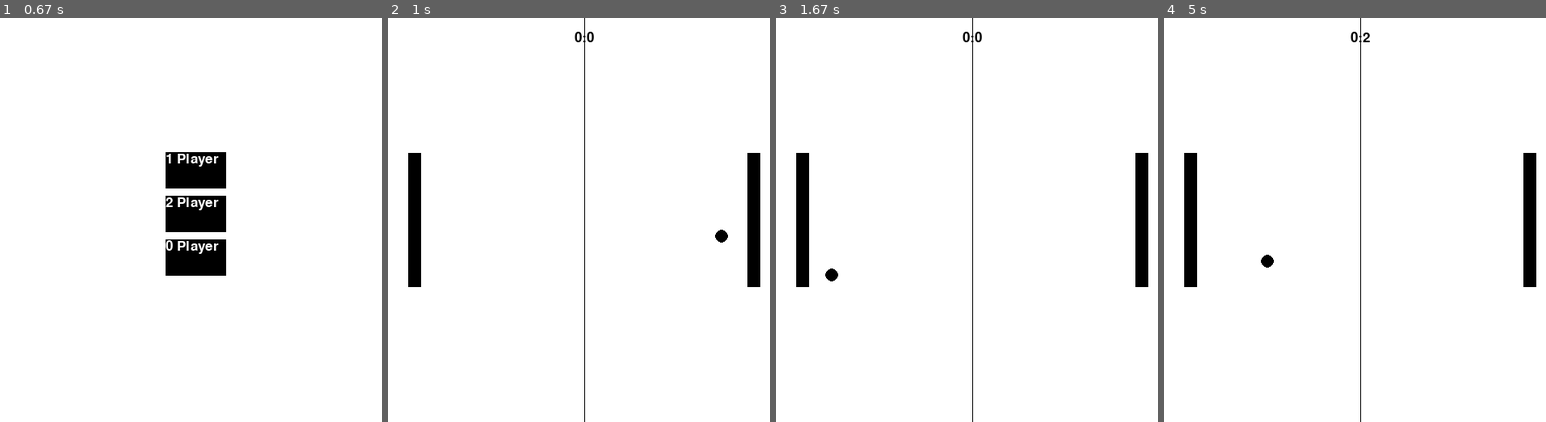
Above: before the commit, frames 1-4 (left to right).
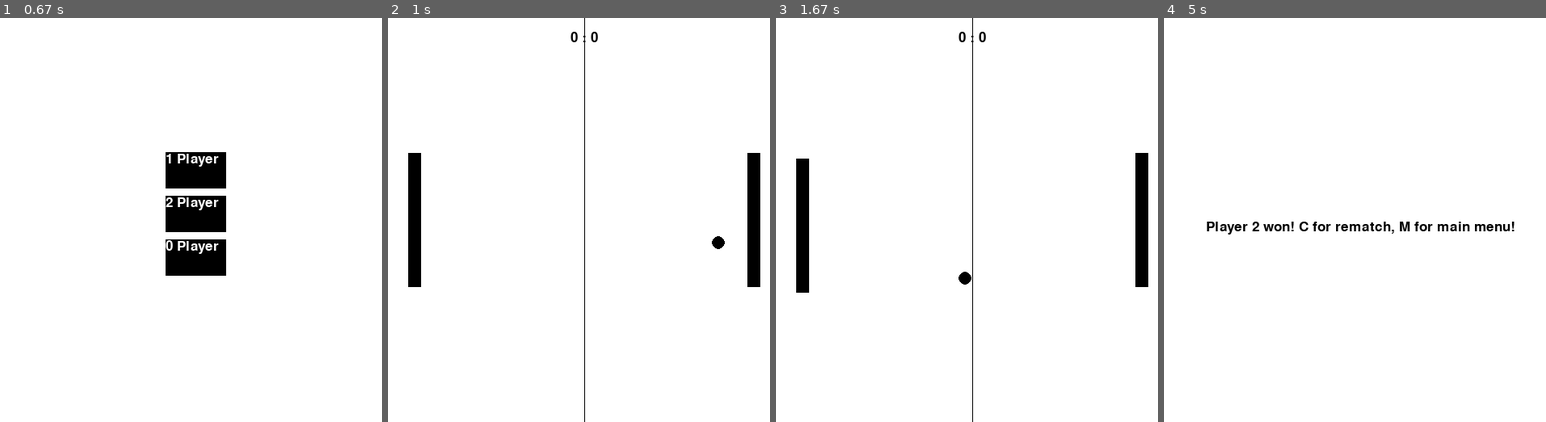
Above: after the commit, the same moments.

Repository: Chazz22/PygameTests
Game: pygame game, started from Pong.py
Same seed, same stepped clock (60 frames per second), same inputs: the game is played once before the commit and once after it.
Inputs:
- Up to frame 1 (0.67 s): click "Play" at 0.38 s
- Up to frame 2 (1 s): click "1 Player" at 0.72 s
- Up to frame 3 (1.67 s): tap S at 1 s; tap W at 1.33 s
- Up to frame 4 (5 s): no input

Frame 1 is identical in both runs. In frame 2, 0.2% of the frame differs, in the area x 47-90%, y 3-58%; in frame 3, 0.4%; in frame 4, 3.5%, in the area x 5-98%, y 0-100%.

Commit message:
Fixed redundancy in Pong

Diff:
--- a/Pong.py
+++ b/Pong.py
@@ -4,7 +4,7 @@
 from abc import abstractmethod, ABCMeta
 
 display_size = 500
-fps = 35
+fps = 50
 
 ball_size = display_size // 30
 paddle_height = display_size // 3
@@ -117,27 +117,6 @@
                 return None
 
 
-class MainMenu(BaseMenu):
-
-    def __init__(self, main):
-        self.main = main
-        self.buttons = ([Button(self.main, 'Play', display_size // 2 - button_width / 2,
-                                display_size // 2 - button_height)])
-        BaseMenu.__init__(self, main, self.buttons)
-
-
-class PlayerSelectionMenu(BaseMenu):
-
-    def __init__(self, main):
-        self.main = main
-        self.buttons = ([Button(self.main, '1 Player', display_size // 2 - button_width / 2, display_size // 3)
-                         , Button(self.main, '2 Player', display_size // 2 - button_width / 2,
-                                  (display_size // 3) + button_height * 1.2)
-                         , Button(self.main, '0 Player', display_size // 2 - button_width / 2,
-                                  (display_size // 3) + 2 * button_height * 1.2)])
-        BaseMenu.__init__(self, main, self.buttons)
-
-
 class Button(object):
 
     def __init__(self, main, name, x, y):
@@ -173,7 +152,7 @@
         pygame.draw.line(self.game_display, black, (display_size // 2, 0), (display_size // 2, display_size))
 
     def update_scoreboard(self):
-        text = self.font.render('{}:{}'.format(self.main.player1.score, self.main.player2.score), True, black)
+        text = self.font.render('{} : {}'.format(self.main.player1.score, self.main.player2.score), True, black)
         self.game_display.blit(text, ((display_size // 2) - (text.get_rect().width // 2), ball_size))
 
     def send_centered_message(self, msg):
@@ -183,6 +162,11 @@
     def update(self):
         self.update_scoreboard()
         self.draw_line()
+
+    def check_win(self):
+        if abs(self.main.player1.score - self.main.player2.score) >= 2:
+            return True
+        return False
 
 
 class Main:
@@ -204,32 +188,38 @@
         self.pongblip = pygame.mixer.Sound('Resources/pongblip.wav')
         self.pongblip2 = pygame.mixer.Sound('Resources/pongblip2.wav')
 
-        self.player1 = None
-        self.player2 = None
-        self.ball = None
-
         self.hud = Hud(self)
-        self.main_menu = MainMenu(self)
-        self.player_selection_menu = PlayerSelectionMenu(self)
+        self.main_menu = BaseMenu(self, [Button(self, 'Play', display_size // 2 - button_width / 2,
+                                display_size // 2 - button_height)])
+        self.player_selection_menu = BaseMenu(self, [Button(self, '1 Player', display_size // 2 - button_width / 2, display_size // 3)
+                         , Button(self, '2 Player', display_size // 2 - button_width / 2,
+                                  (display_size // 3) + button_height * 1.2)
+                         , Button(self, '0 Player', display_size // 2 - button_width / 2,
+                                  (display_size // 3) + 2 * button_height * 1.2)])
+        self.menus = [self.main_menu, self.player_selection_menu]
+
+        self.player1 = Paddle(self.game_display, ball_size * 2, display_size // 2 - paddle_height // 2, 0, paddle_speed)
+        self.player2 = Paddle(self.game_display, display_size - (ball_size * 3),
+                              display_size // 2 - paddle_height // 2, 0, paddle_speed)
+
+        self.ball = Ball(self.game_display, display_size // 2, display_size // 2
+                         , 0, ball_speed)
+        self.ball.reset()
+
+        self.main_menu.enabled = True
 
         self.game_loop()
 
-    def reset(self):
+    def reset_pos(self):
         self.player1.reset()
         self.player2.reset()
         self.ball.reset()
 
-    def game_loop(self):
-
-        self.main_menu.enabled = True
-
-        self.player1 = Paddle(self.game_display, ball_size * 2, display_size // 2 - paddle_height // 2, 0, paddle_speed)
-        self.player2 = Paddle(self.game_display, display_size - (ball_size * 3),
-                              display_size // 2 - paddle_height // 2, 0, paddle_speed)
-
-        self.ball = Ball(self.game_display, display_size // 2, display_size // 2
-                         , 0, ball_speed)
-        self.ball.reset()
+    def reset_score(self):
+        self.player1.score = 0
+        self.player2.score = 0
+
+    def menu_loop(self):
 
         while not self.game_started:
 
@@ -261,6 +251,10 @@
                 self.main_menu.update()
             pygame.display.update()
 
+    def game_loop(self):
+
+        self.menu_loop()
+
         while not self.game_exit:
 
             # Draw bg first
@@ -307,15 +301,25 @@
 
             # Ball collision with wall bounds
             if self.ball.x <= ball_size:
-                self.reset()
+                # Player 2 won
+                self.reset_pos()
                 self.player2.score += 1
                 self.pongblip2.play()
                 time.sleep(0.5)
+                if self.hud.check_win():
+                    self.game_over = True
+                    self.game_over_loop()
+                    break
             elif self.ball.x >= display_size - ball_size:
-                self.reset()
+                # Player 1 won
+                self.reset_pos()
                 self.player1.score += 1
                 self.pongblip2.play()
                 time.sleep(0.5)
+                if self.hud.check_win():
+                    self.game_over = True
+                    self.game_over_loop()
+                    break
             if self.ball.y <= ball_size:
                 self.ball.angle = -self.ball.angle
                 self.ball.y = 2 * ball_size - self.ball.y
@@ -351,4 +355,32 @@
             pygame.display.update()
             self.clock.tick(fps)
 
+    def game_over_loop(self):
+
+        while self.game_over:
+            # Draw bg first
+            self.game_display.fill(white)
+
+            for event in pygame.event.get():
+                if event.type == pygame.QUIT:
+                    pygame.quit()
+                    quit()
+
+                if event.type == pygame.KEYDOWN:
+                    if event.key == pygame.K_c:
+                        self.game_over = False
+                        self.reset_score()
+                        self.game_loop()
+                    if event.key == pygame.K_m:
+                        self.game_started = False
+                        self.menu_loop()
+                        self.reset_score()
+
+            if self.player1.score > self.player2.score:
+                self.hud.send_centered_message('Player 1 won! C for rematch, M for main menu!')
+            else:
+                self.hud.send_centered_message('Player 2 won! C for rematch, M for main menu!')
+
+            pygame.display.update()
+
 Main()
--- a/Snake.py
+++ b/Snake.py
@@ -50,11 +50,29 @@
         screen_text = self.font.render(msg, True, color)
         self.gameDisplay.blit(screen_text, [(display_width / 2) - (screen_text.get_rect().width / 2), display_height / 2])
 
-    def scan_vertical(self):
+    def scan_above(self):
         for part in self.snakeList[:-1]:
-            if part[1] == self.pos_y:
-                if part[1] > self.pos_y:
+            if part[0] == self.pos_x and part[1] < self.pos_x:
+                return False
+        return True
 
+    def scan_below(self):
+        for part in self.snakeList[:-1]:
+            if part[0] == self.pos_x and part[1] > self.pos_x:
+                return False
+        return True
+
+    def scan_left(self):
+        for part in self.snakeList[:-1]:
+            if part[1] == self.pos_y and part[0] < self.pos_x:
+                return False
+        return True
+
+    def scan_right(self):
+        for part in self.snakeList[:-1]:
+            if part[1] == self.pos_y and part[0] > self.pos_x:
+                return False
+        return True
 
     def gameLoop(self):
 
@@ -107,15 +125,20 @@
 
                 # Left of the apple
                 if self.pos_x < self.apple_x:
-
+                    self.pos_x_change = block_size
+                    self.pos_y_change = 0
                 # Right of the apple
                 elif self.pos_x > self.apple_x:
-
+                    self.pos_x_change = -block_size
+                    self.pos_y_change = 0
                 # Under apple
                 elif self.pos_y < self.apple_y:
-
+                    self.pos_change_y = -block_size
+                    self.pos_change_x = 0
                 # Above apple
                 elif self.pos_y > self.apple_y:
+                    self.pos_change_y = block_size
+                    self.pos_change_x = 0
 
             # Game barrier
             if self.pos_x > display_width or self.pos_x < 0 or self.pos_y > display_height or self.pos_y < 0:
